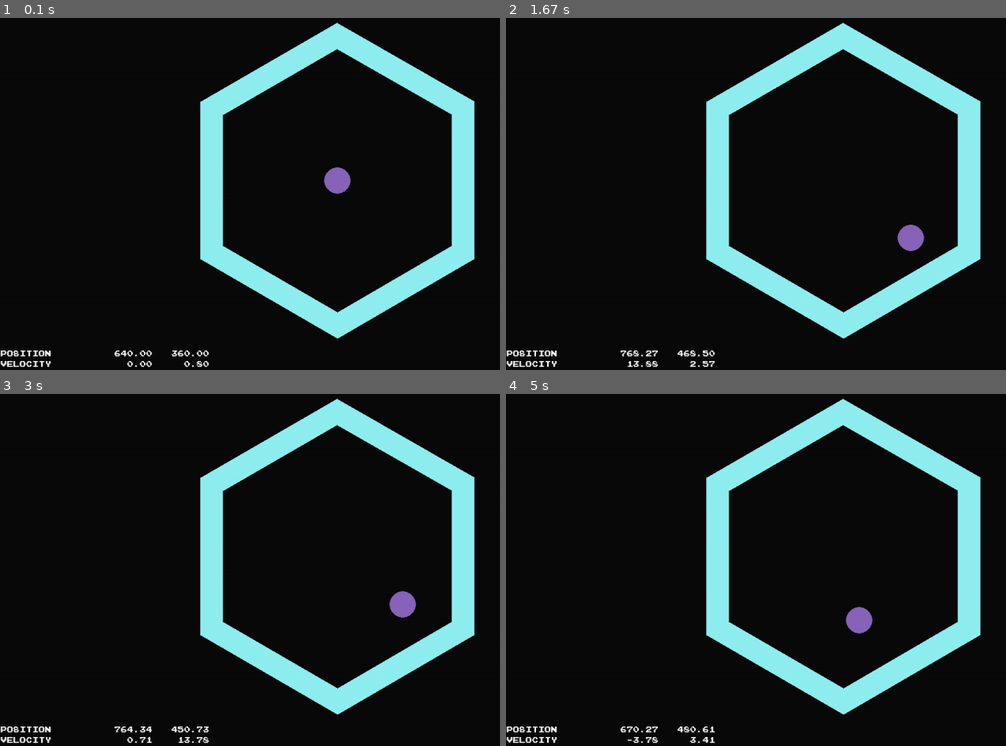
Above: before the commit, frames 1-4 (two rows, left to right).
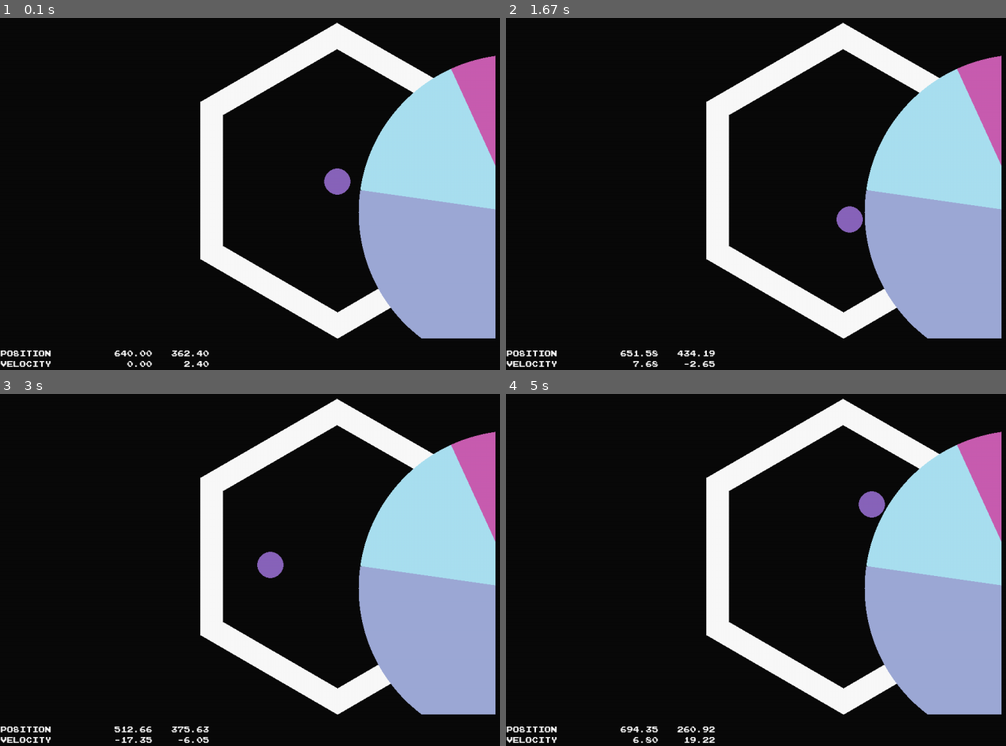
Above: after the commit, the same moments.

Repository: jwannamaker/PolyBounce
Game: pygame game, started from main.py
Same seed, same stepped clock (60 frames per second), same inputs: the game is played once before the commit and once after it.
Inputs:
- Up to frame 1 (0.1 s): no input
- Up to frame 2 (1.67 s): hold Space 0.33-0.8 s; hold D 0.33-0.8 s; tap E at 0.83 s; hold D 1.17-1.63 s
- Up to frame 3 (3 s): hold W 1.67-1.97 s; hold D 2-2.47 s; hold A from 2.5 s (still down)
- Up to frame 4 (5 s): release A at 3.03 s; hold S 3.07-3.37 s; hold A 3.4-3.8 s; hold W 3.83-4.2 s; hold D 4.23-4.87 s; hold S from 4.9 s (still down)

The runs differ from the first frame. In frame 1, 26% of the frame differs, in the area x 36-100%, y 1-100%; in frame 2, 26%; in frame 3, 26%; in frame 4, 26%, in the area x 24-100%, y 1-100%.

Commit message:
worked on implementing the different sides of the polygon being different colors. Came up with 3 different methods for achieving this, using .invert(), .erase(), and .overlap_mask() respectively. Turns out, I haven't fully implemented any of those appproaches and simply wanted to prove first that I could show a 'pie' on the screen. Getting stuck with why it's showing up on the left side of the polygon and slightly down? I'm not seeing the bug easily when I debug, which leads me to believe maybe I should just alternate to one of the other methods I wrote out the logic/pseudo code for next and see if I can't get things working that way. Overall, pleased that the progress is still moving along at a good pace, and I'm definitely seeing lots on the horizon in regards to what is left to do and learn and put to use for this project. It's been a really long time since I was this excited about making something. It might even be my first time being this excited about writing a program. I'm thrilled with how things are going. Logging off for tonight to spend time with my girl :)

Diff:
--- a/ball.py
+++ b/ball.py
@@ -19,7 +19,7 @@
         self.image.set_colorkey((0, 0, 0))
 
         pygame.draw.circle(self.image, self.color, [self.radius, self.radius], self.radius)
-        self.rect = self.image.get_rect()
+        self.rect = pygame.FRect(self.image.get_rect())
         self.rect.topleft = self.position - Vector2(self.radius)
         self.prev_rect = self.rect.copy()
 
@@ -79,13 +79,13 @@
     def update(self, dt):
         # Applying any user input for movement
         if self.keys_held.count('left'):
-            self.body.apply_force_at_local_point(LEFT, [self.radius, 0])
+            self.body.apply_force_at_local_point(LEFT, [0, 0])
         if self.keys_held.count('right'):
-            self.body.apply_force_at_local_point(RIGHT, [-self.radius, 0])
+            self.body.apply_force_at_local_point(RIGHT, [0, 0])
         if self.keys_held.count('up'):
-            self.body.apply_force_at_local_point(UP, [0, -self.radius])
+            self.body.apply_force_at_local_point(UP, [0, 0])
         if self.keys_held.count('down'):
-            self.body.apply_force_at_local_point(DOWN, [0, self.radius])
+            self.body.apply_force_at_local_point(DOWN, [0, 0])
         self.position = pymunk.pygame_util.to_pygame(self.body.position, self.image)
 
 
--- a/game.py
+++ b/game.py
@@ -100,10 +100,7 @@
                     self.player_ball.add_key_held('right')
 
                 if event.key == pygame.K_SPACE:
-                    # self.player_ball.add_key_held('jump')
-                    new_ball = Ball(self.space, 25)
-                    new_ball.draw(self.screen)
-                    self.player_group.add(new_ball)
+                    self.player_ball.add_key_held('jump')
 
 
             if event.type == pygame.KEYUP:
@@ -120,7 +117,7 @@
                     self.player_ball.remove_key_held('left')
 
                 if event.key == pygame.K_SPACE:
-                    # self.player_ball.remove_key_held('jump')
+                    self.player_ball.remove_key_held('jump')
                     pass
 
                 if event.key == pygame.K_q:
--- a/main.py
+++ b/main.py
@@ -5,7 +5,7 @@
 
 def main():
     game = PolyBounce()
-    game.set_fps(30)
+    game.set_fps(50)
     game.start()
 
 if __name__ == '__main__':
--- a/polygon.py
+++ b/polygon.py
@@ -20,7 +20,7 @@
         self.inner_radius = self.radius - self.wall_thickness
 
         # self.active = False     # active ==> ball currently inside
-        # self.keys_pressed = []
+        self.rotation_state = {}
 
         # Calculated properties
         self.position = Vector2(CENTER)
@@ -29,11 +29,12 @@
         self.inner_vertices = self.get_vertices(self.inner_radius, self.radius)
         self.image = pygame.Surface((self.radius*2, self.radius*2))
         self.image.fill((0, 0, 0))
-        self.draw_ring()
         self.image.set_colorkey((0, 0, 0))
         self.rect = self.image.get_rect()
         self.rect.center = self.position
+        self.draw_ring()
         self.mask = pygame.mask.from_surface(self.image)
+        self.color_sides()
 
         # pymunk setup as a kinematic body because it needs to be able to rotate
         self.body = pymunk.Body(0, 0, pymunk.Body.STATIC)
@@ -79,14 +80,23 @@
 
     def draw_ring(self):
         '''
-            Draw the ring according to the body's position of the polygon.
+            Draw the ring according to the position of the polygon.
         '''
-        pygame.draw.polygon(self.image, random.choice(list(RING_PALLETE.values())), self.vertices)
+        pygame.draw.polygon(self.image, RING_PALLETE['white'], self.vertices)
         pygame.draw.polygon(self.image, (0, 0, 0), self.inner_vertices)
 
     def draw(self, surface):
         blit_position = self.position - Vector2(self.radius)
         surface.blit(self.image, blit_position)
+
+    def color_sides(self):
+        start_angle = 2 * np.pi
+        for i in range(1, self.N + 1):
+            r_color = random.choice(list(RING_PALLETE.values()))
+            start_angle -= self.theta
+            end_angle = start_angle + self.theta
+            pygame.draw.arc(self.image, r_color, self.rect, round(start_angle), round(end_angle), self.radius)
+
 
     def get_closest_side(self, point):
         '''
@@ -108,10 +118,16 @@
         return get_slope(Vector2(closest_vertex), Vector2(next_vertex))
 
     def update(self, dt):
-        pass
+        if self.rotation_state.get('cw'):
+            print('Rotate clockwise more')
+            self.cw_rotate(dt)
+        elif self.rotation_state.get('ccw'):
+            print('Rotate counter-clockwise more')
+        else:
+            self.rotation_state.clear()
 
     def cw_rotate(self, dt):
-        pass
+        print(f'Applying angular velocity of {dt} for time length {dt}')
 
     def ccw_rotate(self, dt):
-        pass
+        print(f'Applying angular velocity of {dt} for time legnth {dt}')
--- /dev/null
+++ b/tempCodeRunnerFile.py
@@ -0,0 +1,43 @@
+# Example file showing a circle moving on screen
+import pygame
+
+# pygame setup
+pygame.init()
+screen = pygame.display.set_mode((1280, 720))
+clock = pygame.time.Clock()
+running = True
+dt = 0
+
+player_pos = pygame.Vector2(screen.get_width() / 2, screen.get_height() / 2)
+
+while running:
+    # poll for events
+    # pygame.QUIT event means the user clicked X to close your window
+    for event in pygame.event.get():
+        if event.type == pygame.QUIT:
+            running = False
+
+    # fill the screen with a color to wipe away anything from last frame
+    screen.fill("purple")
+
+    pygame.draw.circle(screen, "red", player_pos, 40)
+
+    keys = pygame.key.get_pressed()
+    if keys[pygame.K_w]:
+        player_pos.y -= 300 * dt
+    if keys[pygame.K_s]:
+        player_pos.y += 300 * dt
+    if keys[pygame.K_a]:
+        player_pos.x -= 300 * dt
+    if keys[pygame.K_d]:
+        player_pos.x += 300 * dt
+
+    # flip() the display to put your work on screen
+    pygame.display.flip()
+
+    # limits FPS to 60
+    # dt is delta time in seconds since last frame, used for framerate-
+    # independent physics.
+    dt = clock.tick(60) / 1000
+
+pygame.quit()
--- a/utils.py
+++ b/utils.py
@@ -4,7 +4,7 @@
 
 import os, random, pygame, pymunk, pymunk.pygame_util
 import numpy as np
-from pygame import Vector2
+from pygame import Vector2, gfxdraw
 
 MAIN_DIR = os.path.split(os.path.abspath(__file__))[0]
 DATA_DIR = os.path.join(MAIN_DIR, 'data')
@@ -12,7 +12,7 @@
 SCREEN_SIZE = Vector2(1280, 720)
 CENTER = Vector2(SCREEN_SIZE // 2)
 
-scale = 1000
+scale = 2000
 LEFT = (-scale, 0)
 RIGHT = (scale, 0)
 UP = (0, -scale)
